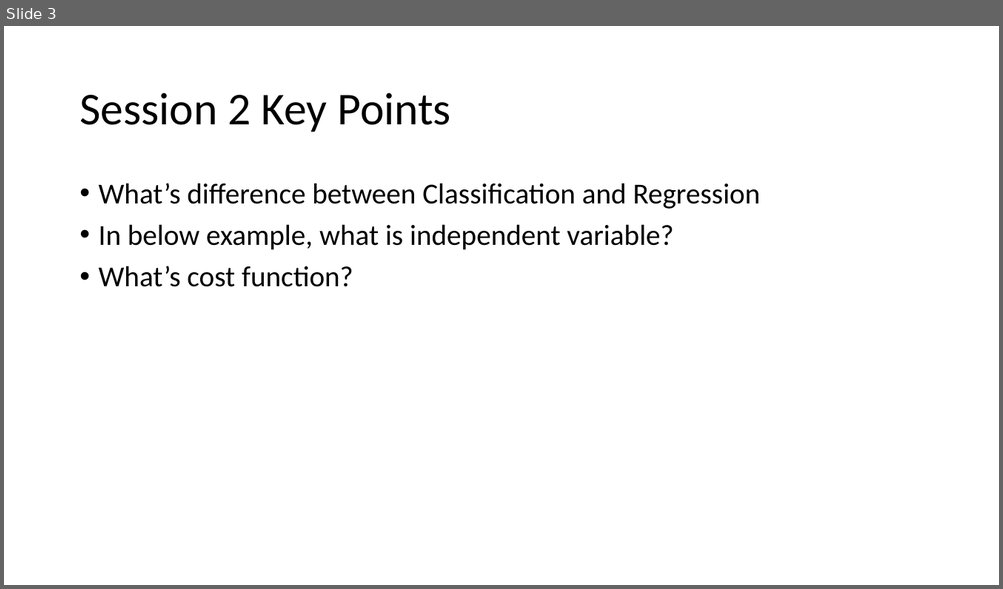
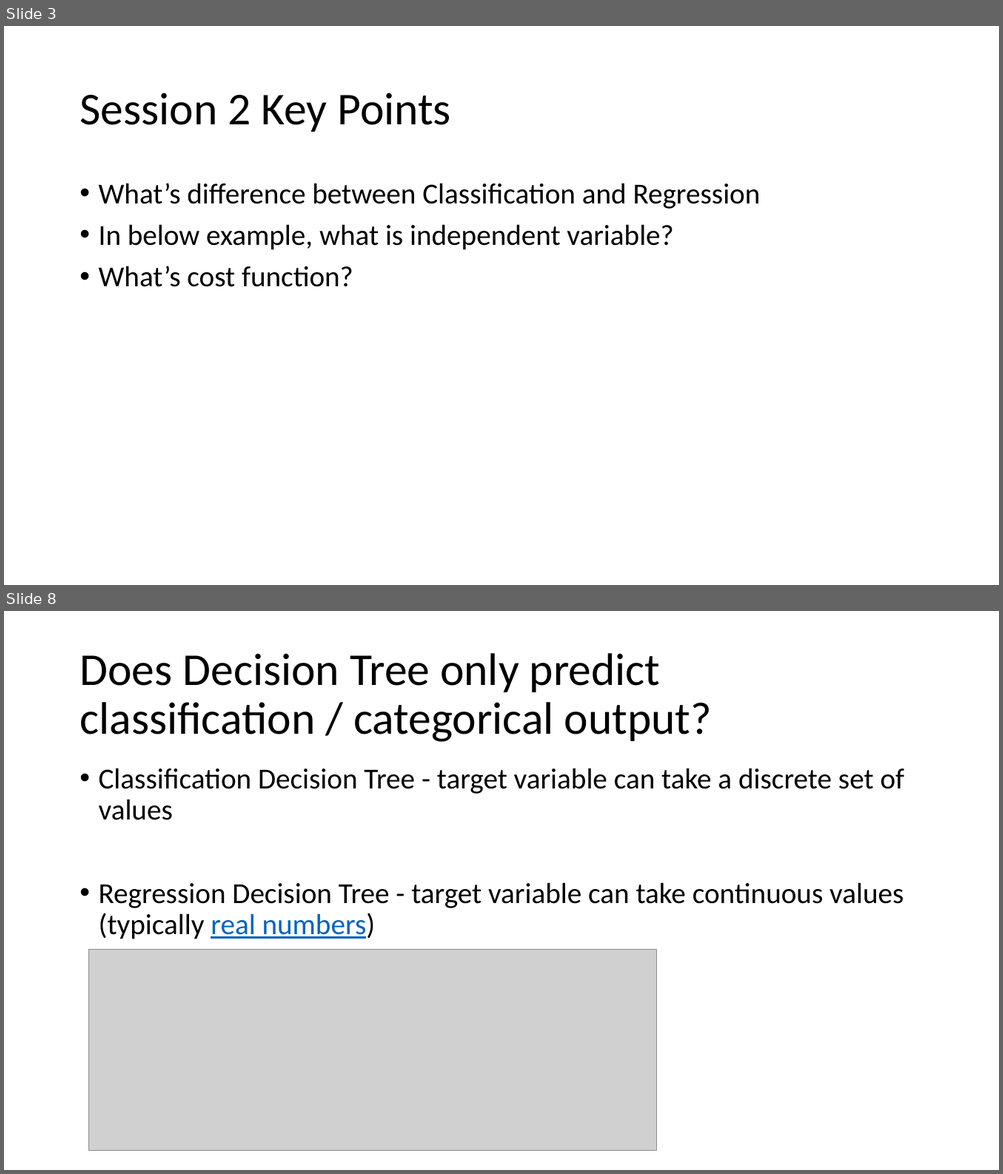
Before and after one commit to sijiali57/Machine_Learning_101, a slide deck: 3_Suervised_Learning_Decision_Tree/3_Supervised_Learning_Decision_Tree.pptx. Shown one above the other, each under a label of ours: slide 3 before the commit, slides 3 and 8 after it; the slides between them are not shown. The pictures are 1003x589 and 1003x1174 pixels, drawn with LibreOffice and Linux fonts; fonts in the diff are those of the drawing; grey boxes stand for pictures. Boxes give left, top, right and bottom in pixels: in the first picture for what was removed or moved away, otherwise in the second. Text is boxed around its words. In the diff, an @@ line names an element or a change of style, - is before the commit and + after.

```diff
--- a/3_Suervised_Learning_Decision_Tree/3_Supervised_Learning_Decision_Tree.pptx
+++ b/3_Suervised_Learning_Decision_Tree/3_Supervised_Learning_Decision_Tree.pptx
@@ slide 8 added at (4,611,999,1170), background #FFFFFF @@
@@ title added at (79,653,711,742), 44 pt, text #000000 @@
+Does Decision Tree only predict classification / categorical output?
@@ text added at (99,768,905,940), 28 pt, text #000000 @@
+• Classification Decision Tree - target variable can take a discrete set of values
+• Regression Decision Tree - target variable can take continuous values (typically real numbers)
@@ picture added at (89,950,657,1151) @@
```
Also in this commit, not shown: 4 other slides added, 9 other files.
